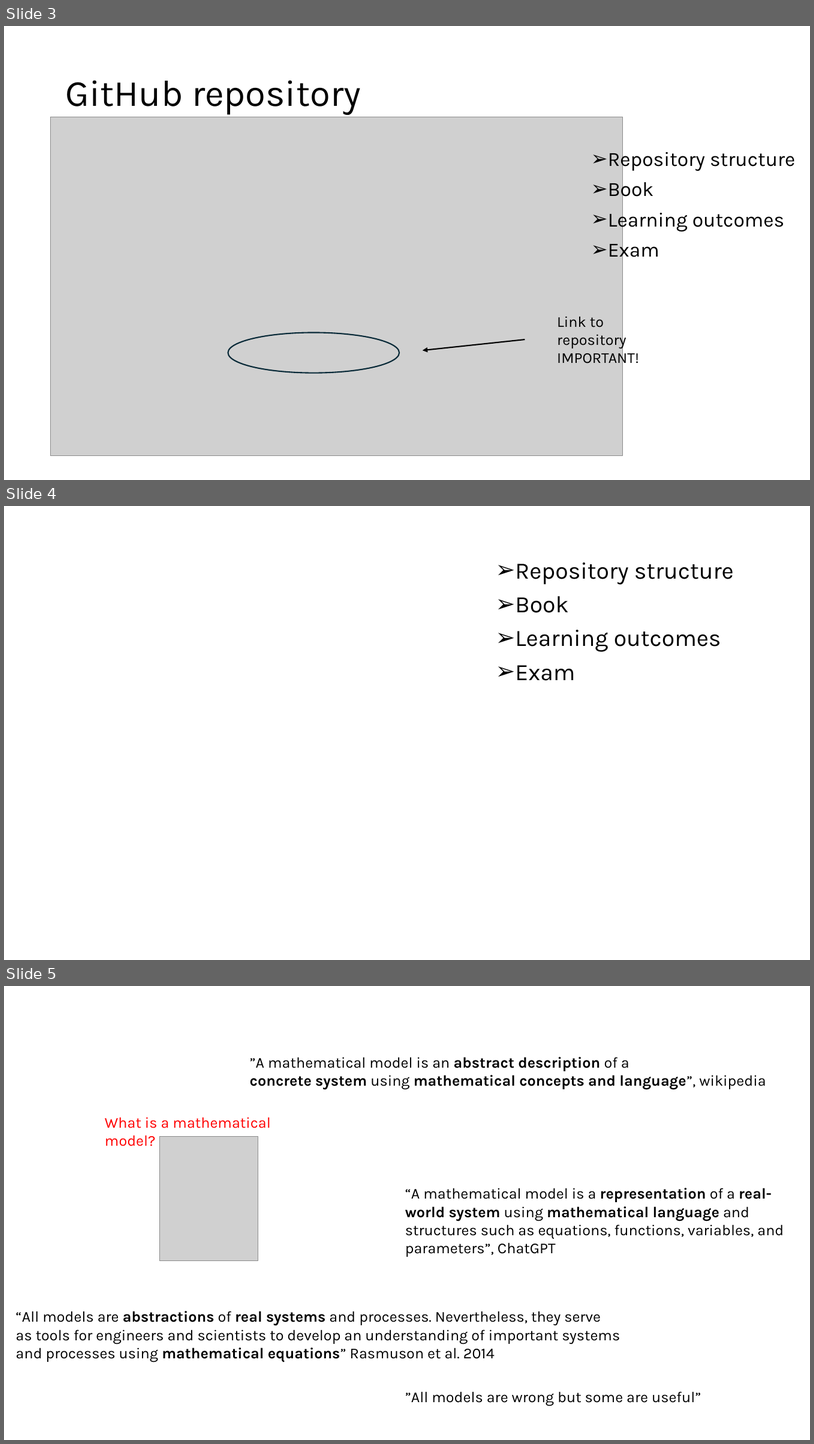
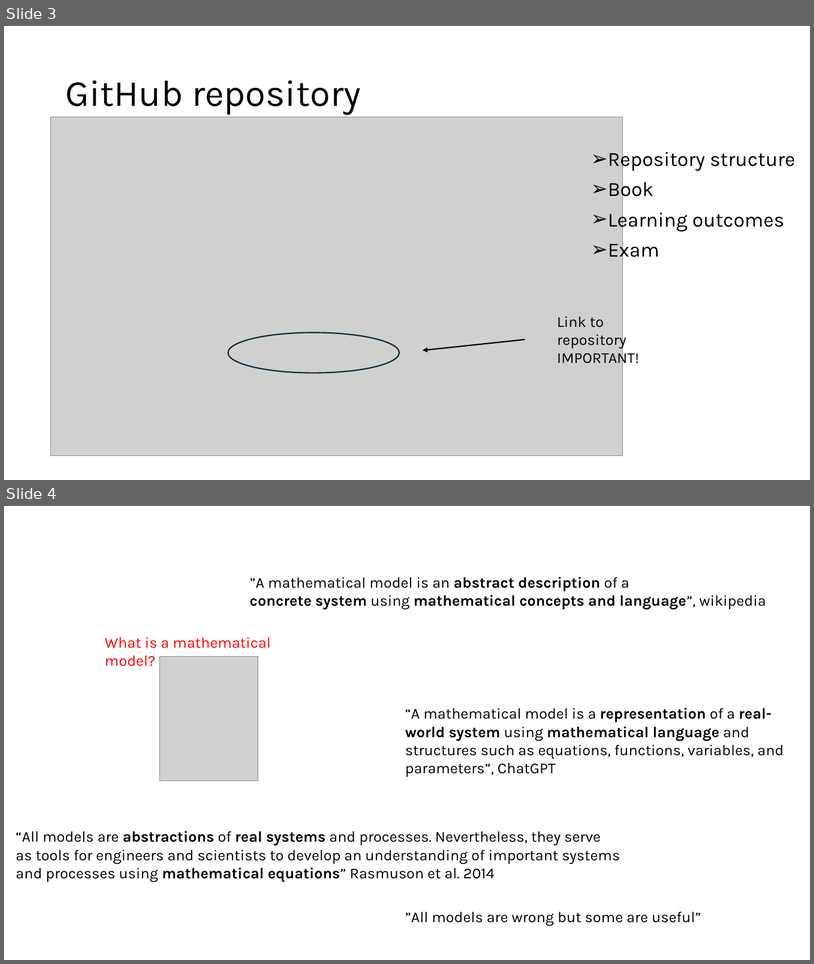
Before and after one commit to AU-BCE-EE/course-modelling-2026, a slide deck: classes/slides/011_course_info.pptx. Shown one above the other, each under a label of ours: slides 3, 4 and 5 before the commit, slides 3 and 4 after it. The pictures are 814x1444 and 814x964 pixels, drawn with LibreOffice and Linux fonts; fonts in the diff are those of the drawing; grey boxes stand for pictures. Boxes give left, top, right and bottom in pixels: in the first picture for what was removed or moved away, otherwise in the second. Text is boxed around its words. In the diff, an @@ line names an element or a change of style, - is before the commit and + after.

```diff
--- a/classes/slides/011_course_info.pptx
+++ b/classes/slides/011_course_info.pptx
@@ slide 4 removed at (x1=4, y1=506, x2=810, y2=960), background #FFFFFF @@
@@ text removed at (x1=515, y1=562, x2=734, y2=681) @@
-➢ Repository structure
-➢ Book
-➢ Learning outcomes
-➢ Exam
@@ what was slide 5 is now slide 4 @@
```
